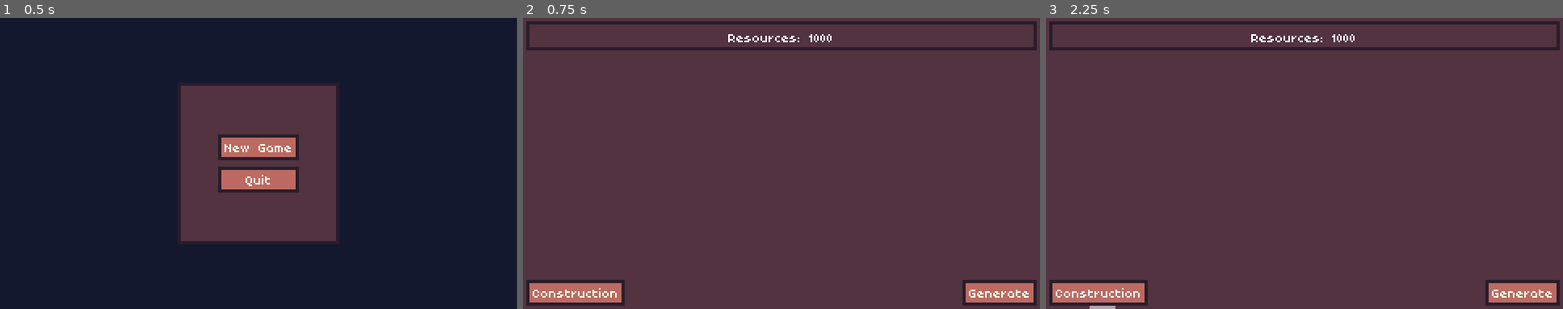
Above: before the commit, frames 1-3 (left to right).
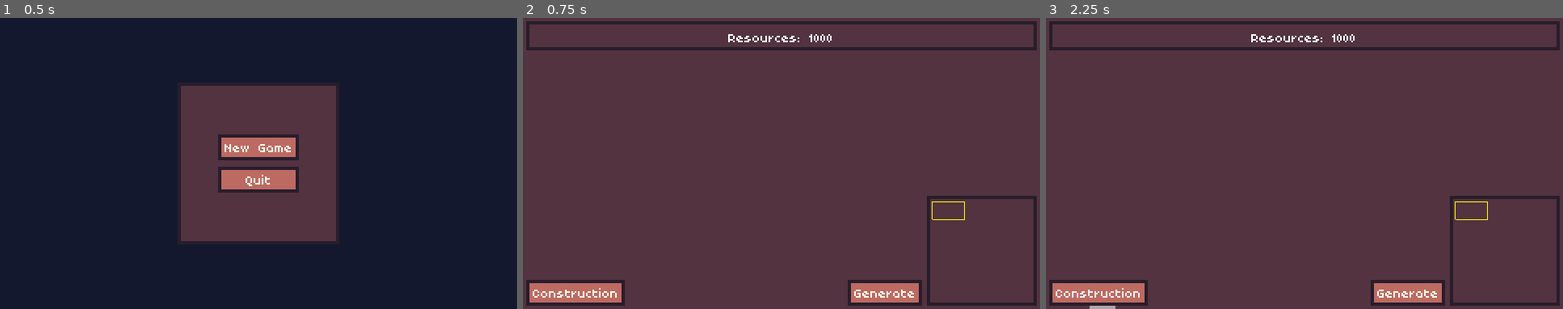
Above: after the commit, the same moments.

Repository: Byteron/floating-islands
Game: Godot game, scene res://source/menu/TitleScreen.tscn
Two runs of this game, one before a commit and one after it. Both use one fixed random seed, a clock stepped at 60 frames per second and the inputs below.
Inputs:
- Up to frame 1 (0.5 s): no input
- Up to frame 2 (0.75 s): click "New Game" at 0.5 s
- Up to frame 3 (2.25 s): click "Generate" at 1.25 s; click "Construction" at 2 s

Frame 1 is identical in both runs. In frame 2, 3.1% of the frame differs, in the area x 62-100%, y 61-99%; in frame 3, 3.1%.

Commit message:
[add] Minimap with land, resource and void informations

Diff:
--- a/source/game/Game.tscn
+++ b/source/game/Game.tscn
@@ -30,7 +30,9 @@
 resource_max = 200
 min_island_size = 12
 
-[node name="GameCam" parent="." instance=ExtResource( 2 )]
+[node name="GameCam" parent="." groups=[
+"camera",
+] instance=ExtResource( 2 )]
 position = Vector2( 181.21, 112.422 )
 current = true
 speed = 600
--- a/source/game/interface/Interface.tscn
+++ b/source/game/interface/Interface.tscn
@@ -1,7 +1,8 @@
-[gd_scene load_steps=3 format=2]
+[gd_scene load_steps=4 format=2]
 
 [ext_resource path="res://source/game/interface/Interface.gd" type="Script" id=1]
 [ext_resource path="res://graphics/themes/menu.tres" type="Theme" id=2]
+[ext_resource path="res://source/game/interface/Minimap.tscn" type="PackedScene" id=3]
 
 [node name="Interface" type="CanvasLayer" groups=[
 "Interface",
@@ -18,10 +19,10 @@
 layer = 2
 
 [node name="Generate" type="Button" parent="HUD"]
-anchor_left = 1.0
-anchor_top = 1.0
-anchor_right = 1.0
-anchor_bottom = 1.0
+anchor_left = 0.778051
+anchor_top = 1.00162
+anchor_right = 0.778051
+anchor_bottom = 1.00162
 margin_left = -48.0
 margin_top = -18.0
 margin_right = -2.0
@@ -29,7 +30,7 @@
 theme = ExtResource( 2 )
 text = "Generate"
 __meta__ = {
-"_edit_use_anchors_": false
+"_edit_use_anchors_": true
 }
 
 [node name="ConstuctionButtons" type="HBoxContainer" parent="HUD"]
@@ -83,4 +84,27 @@
 
 [node name="ResourceLabel" type="Label" parent="HUD/Panel/MarginContainer/CenterContainer/HBoxContainer"]
 margin_bottom = 12.0
+
+[node name="MarginContainer" type="MarginContainer" parent="HUD"]
+anchor_left = 1.0
+anchor_top = 1.0
+anchor_right = 1.0
+anchor_bottom = 1.0
+margin_left = -72.0
+margin_top = -72.0
+custom_constants/margin_right = 2
+custom_constants/margin_top = 2
+custom_constants/margin_left = 2
+custom_constants/margin_bottom = 2
+__meta__ = {
+"_edit_use_anchors_": false
+}
+
+[node name="Minimap" parent="HUD/MarginContainer" instance=ExtResource( 3 )]
+anchor_right = 0.0
+anchor_bottom = 0.0
+margin_left = 2.0
+margin_top = 2.0
+margin_right = 70.0
+margin_bottom = 70.0
 [connection signal="pressed" from="HUD/Generate" to="." method="_on_Generate_pressed"]
--- /dev/null
+++ b/source/game/interface/Minimap.gd
@@ -0,0 +1,40 @@
+extends Control
+
+export var margin = 2
+var COLORS = [
+	Color.black,
+	Color.red,
+	Color.white,
+	Color( 0.321569, 0.2, 0.247059, 1 )
+]
+
+
+func _ready():
+	var map = Global.get_map()
+	rect_size = map.size + Vector2(margin, margin) * 2
+
+
+func _draw():
+	var map = Global.get_map()
+
+	# Draw tiles
+	for x in range(map.size.x):
+		for y in range(map.size.y):
+			var position = Vector2(x, y)
+			var type = map.get_tile_type(position)
+			var color = COLORS[type]
+			draw_rect(Rect2(Vector2(margin, margin) + position, Vector2(1, 1)), color)
+
+	# Draw camera
+	var camera = Global.get_camera()
+	if camera:
+		var position = Vector2(margin, margin) + camera.position / Global.TILE_SIZE
+		var width = ProjectSettings.get_setting("display/window/size/width")
+		var height = ProjectSettings.get_setting("display/window/size/height")
+		var extents = Vector2(width, height) / Global.TILE_SIZE
+
+		draw_rect(Rect2(position - extents / 2, extents), Color.yellow, false)
+
+
+func _process(_delta):
+	update()
--- /dev/null
+++ b/source/game/interface/Minimap.tscn
@@ -0,0 +1,16 @@
+[gd_scene load_steps=3 format=2]
+
+[ext_resource path="res://source/game/interface/Minimap.gd" type="Script" id=1]
+[ext_resource path="res://graphics/themes/menu.tres" type="Theme" id=2]
+
+[node name="Minimap" type="Panel"]
+anchor_right = 1.0
+anchor_bottom = 1.0
+margin_right = -252.0
+margin_bottom = -112.0
+rect_min_size = Vector2( 68, 68 )
+theme = ExtResource( 2 )
+script = ExtResource( 1 )
+__meta__ = {
+"_edit_use_anchors_": false
+}
--- a/source/game/map/Island.gd
+++ b/source/game/map/Island.gd
@@ -34,8 +34,8 @@
 			var world_position = position + local_position
 			var cell_position = map.world_to_map(world_position)
 
-			map.create_tile(cell_position, Tile.TYPE.LAND, self)
-			tiles_position.append(cell_position)
+			if map.create_tile(cell_position, Tile.TYPE.LAND, self):
+				tiles_position.append(cell_position)
 
 
 func remove(map: TileMap):
--- a/source/game/map/Map.gd
+++ b/source/game/map/Map.gd
@@ -8,6 +8,8 @@
 var tile_selector : TileSelector = null
 
 var tiles := {}
+
+export var size = Vector2(64, 64)
 
 export var resource_min := 200
 export var resource_max := 8000
@@ -48,7 +50,7 @@
 	for id in range(island_count):
 		var island = IslandPacked.instance()
 		island.id = id
-		island.position = Vector2(
+		island.position = (size * Global.TILE_SIZE / 2) + Vector2(
 			-max_island_offset + randi() % (max_island_offset * 2),
 			-max_island_offset + randi() % (max_island_offset * 2)
 		)
@@ -61,6 +63,12 @@
 	Generate visual island representation in the tilemap
 	"""
 	for island in $Islands.get_children():
+		# Remove out of bound islands
+		var position = world_to_map(island.position)
+		if not Rect2(Vector2(), size).has_point(position):
+			$Islands.remove_child(island)
+			continue
+
 		island.generate(self)
 
 		# Remove small islands
@@ -125,15 +133,21 @@
 	return neighbors
 
 
-func create_tile(position: Vector2, type, island: Node) -> void:
+func create_tile(position: Vector2, type, island: Node) -> bool:
 	"""
 	Adds a tile at the given location, replacing any existing one
-	"""
+	Returns true on success
+	"""
+	if not Rect2(Vector2(), size).has_point(position):
+		return false
+
 	tiles[position] = Tile.new(position, type, island)
 
 	# TODO: Check given type to set correct tile type instead of hardcoded LAND_INDEX
 	set_cellv(position, LAND_INDEX)
 	update_bitmask_area(position)
+
+	return true
 
 
 func remove_tile(position: Vector2) -> void:
@@ -229,6 +243,25 @@
 	construction.global_position = tile.get_world_position() + cell_size / 2
 
 
+func get_tile_type(position: Vector2) -> int:
+	"""
+	Give the type of entity at the given position (road, building, land, ...)
+	"""
+	# Check building layer first
+	# TODO
+
+	# Then resource layer
+	if resource_overlay.get_cellv(position) == RES_INDEX:
+		return Tile.TYPE.RESOURCE
+
+	# Lastly, terrain layer
+	if get_cellv(position) == LAND_INDEX:
+		return Tile.TYPE.LAND
+
+	return Tile.TYPE.VOID
+
+
+
 func _print_info():
 	for island in $Islands.get_children():
 		print("Island %d -> Size: %d, Resources: %d" % [
--- a/source/game/map/Map.tscn
+++ b/source/game/map/Map.tscn
@@ -17,7 +17,9 @@
 0/shapes = [  ]
 0/z_index = 0
 
-[node name="Map" type="TileMap"]
+[node name="Map" type="TileMap" groups=[
+"map",
+]]
 tile_set = ExtResource( 2 )
 cell_size = Vector2( 16, 16 )
 format = 1
--- a/source/game/map/Tile.gd
+++ b/source/game/map/Tile.gd
@@ -3,7 +3,7 @@
 
 signal resource_depleted(cell)
 
-enum TYPE { LAND, VOID }
+enum TYPE { BUILDING, RESOURCE, LAND, VOID }
 
 var type := 0						# Type of terrain
 var position : Vector2 = Vector2()	# Cell position in the tilemap
--- a/source/global/Global.gd
+++ b/source/global/Global.gd
@@ -7,8 +7,17 @@
 func _ready() -> void:
 	_load_constructions()
 
+
 func _load_constructions():
 	var files = Loader.load_dir("res://data/constructions/", ["tres"])
 
 	for file in files:
 		constructions[file.data.id] = file.data
+
+
+func get_map():
+	return get_tree().get_nodes_in_group("map")[0]
+
+
+func get_camera():
+	return get_tree().get_nodes_in_group("camera")[0]
